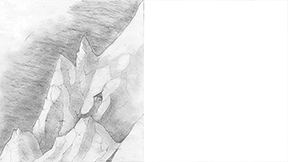
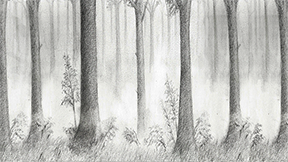
Revision of a layered w=288, h=162 image; what changed, layer by layer:
showed "Layer 6" over bbox(0, 0, 288, 162)
showed "Layer 2" over bbox(0, 0, 288, 162)
showed "Layer 1" over bbox(0, 0, 288, 162)
